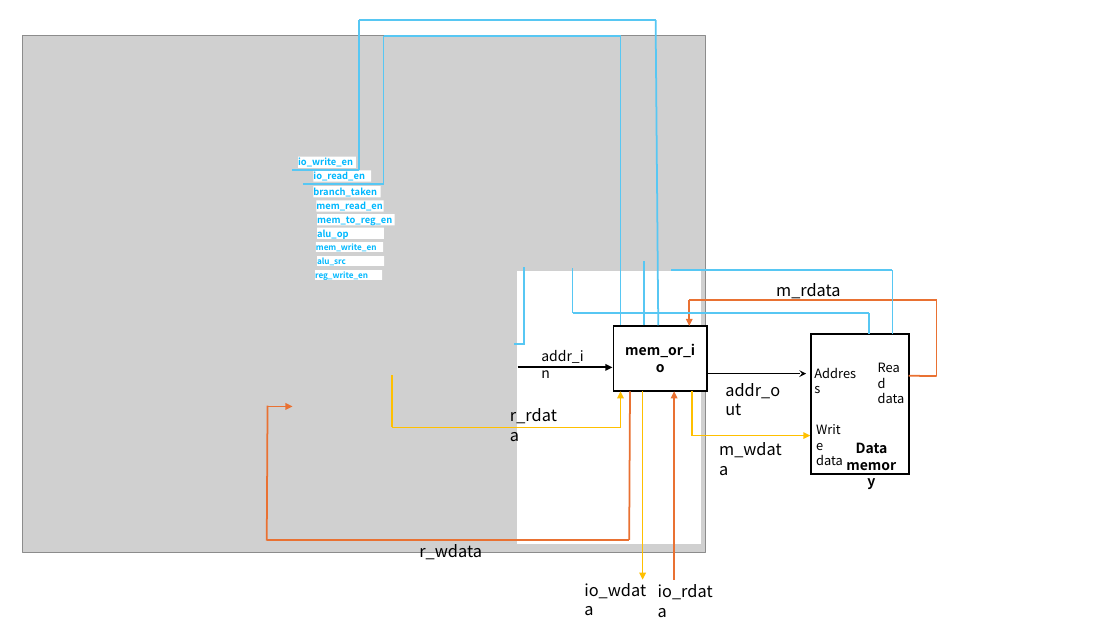
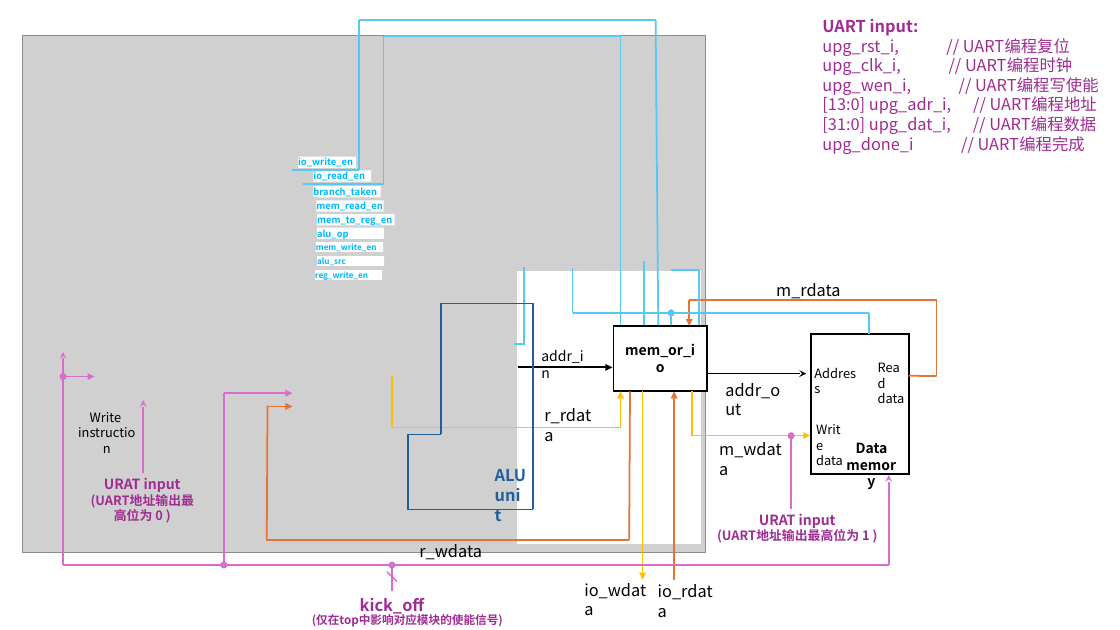
Before and after one commit to EricFeng9/25Spring-ComputerDesign-Project, a slide deck: slide 2 of cpu_1/新建 Microsoft PowerPoint 演示文稿.pptx. Drawn at 1120x630 pixels with LibreOffice and Linux fonts; fonts in the diff are those of the drawing; grey boxes stand for pictures. Boxes give left, top, right and bottom in pixels: in the first picture for what was removed or moved away, otherwise in the second. Text is boxed around its words. In the diff, an @@ line names an element or a change of style, - is before the commit and + after.

```diff
--- a/cpu_1/新建 Microsoft PowerPoint 演示文稿.pptx
+++ b/cpu_1/新建 Microsoft PowerPoint 演示文稿.pptx
@@ text added at [822, 19, 1098, 154], 14 pt, text #A02B93 @@
+UART input:
+upg_rst_i, // UART编程复位
+upg_clk_i, // UART编程时钟
+upg_wen_i, // UART编程写使能
+[13:0] upg_adr_i, // UART编程地址
+[31:0] upg_dat_i, // UART编程数据
+upg_done_i // UART编程完成
@@ line moved from (892, 271) - (671, 271) to (699, 271) - (671, 271) @@
@@ line moved from (892, 334) - (892, 271) to (699, 325) - (699, 271) @@
@@ arrow added from (671, 325) to (671, 313), #57C7F3 1.5 pt @@
@@ arrow added from (63, 565) to (63, 352), #D86ECC 1.5 pt @@
@@ double arrow added from (63, 376) to (94, 376), #D86ECC 1.5 pt @@
@@ text added at [90, 412, 122, 422], 11 pt, text #000000 @@
+Write
+instruction
@@ arrow added from (144, 473) to (144, 400), #D86ECC 1.5 pt @@
@@ arrow added from (223, 393) to (223, 565), #D86ECC 1.5 pt @@
@@ arrow added from (223, 393) to (292, 393), #D86ECC 1.5 pt @@
@@ text "r_rdata" rewrapped from [510, 405, 557, 427] to [544, 408, 591, 424] @@
@@ group added at [408, 303, 534, 509]: 6 lines @@
@@ arrow added from (791, 509) to (791, 436), #D86ECC 1.5 pt @@
@@ text added at [104, 477, 181, 520], 11 pt, text #A02B93, bold @@
+URAT input
+(UART地址输出最高位为 0 )
@@ text added at [495, 465, 527, 487], 14 pt, text #215F9A, bold @@
+ALU unit
@@ arrow added from (889, 565) to (889, 476), #D86ECC 1.5 pt @@
@@ text added at [717, 513, 870, 543], 11 pt, text #A02B93, bold @@
+URAT input
+(UART地址输出最高位为 1 )
@@ line added from (63, 565) to (889, 565), #D86ECC 1.5 pt @@
@@ arrow added from (392, 592) to (392, 565), #D86ECC 1.5 pt @@
@@ text added at [360, 598, 425, 617], 14 pt, text #A02B93, bold @@
+kick_off
@@ line added from (387, 572) to (397, 581), #D86ECC 1.25 pt @@
@@ text added at [312, 612, 503, 627], 10 pt, text #A02B93, bold @@
+(仅在top中影响对应模块的使能信号)
```
Also in this commit, not shown: 21 other files.
